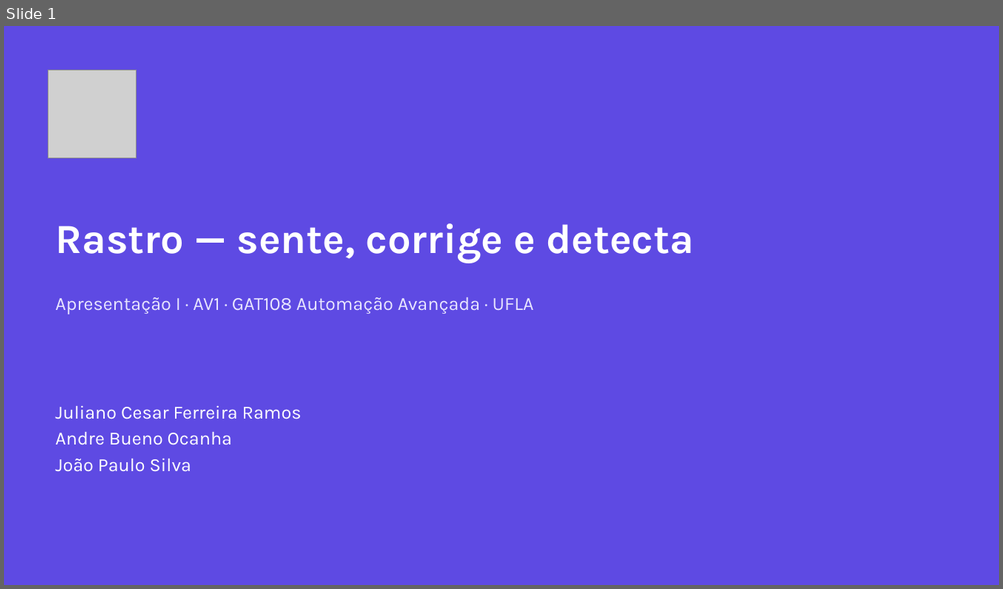
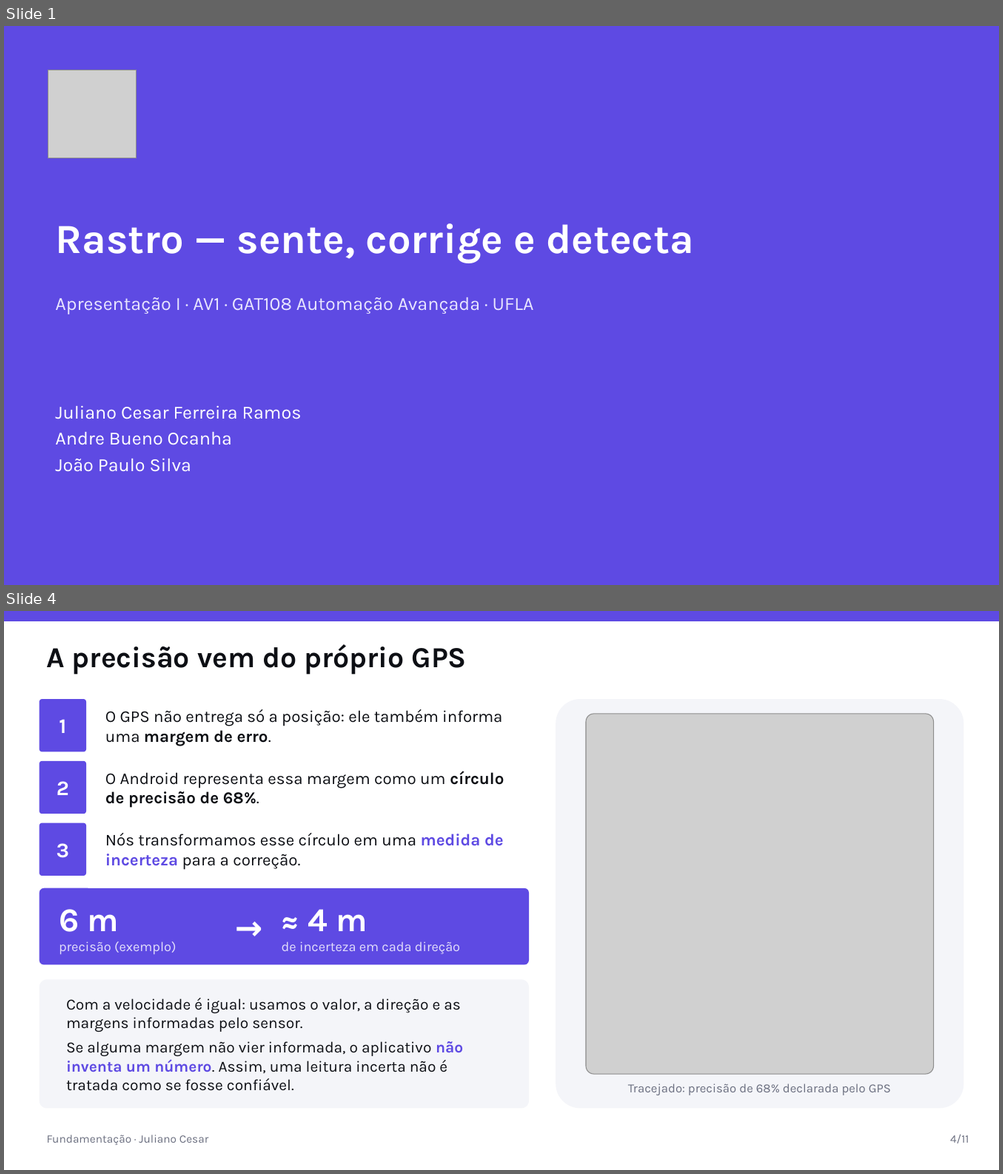
Before and after one commit to AlphaFNTZ/rastro, a slide deck: docs/presentations/apresentacao_I_AV1.pptx. Shown one above the other, each under a label of ours: slide 1 before the commit, slides 1 and 4 after it; the slides between them are not shown. The pictures are 1003x589 and 1003x1174 pixels, drawn with LibreOffice and Linux fonts; fonts in the diff are those of the drawing; grey boxes stand for pictures. Boxes give left, top, right and bottom in pixels: in the first picture for what was removed or moved away, otherwise in the second. Text is boxed around its words. In the diff, an @@ line names an element or a change of style, - is before the commit and + after.

Commit message:
docs(presentations): reestilizacao dos slides 3, 4 e 7

```diff
--- a/docs/presentations/apresentacao_I_AV1.pptx
+++ b/docs/presentations/apresentacao_I_AV1.pptx
@@ slide 4 added at (4, 611, 999, 1170), background #FFFFFF @@
@@ rectangle added at (4, 611, 999, 621), fill #5E4AE3 @@
@@ text added at (47, 644, 466, 675), 28 pt, text #0D0F14, bold @@
+A precisão vem do próprio GPS
@@ rounded rectangle added at (39, 699, 86, 752), fill #5E4AE3, 20 pt, text #FFFFFF, bold @@
+1
@@ rounded rectangle added at (555, 699, 964, 1109), fill #F4F5F9 @@
@@ text added at (105, 709, 502, 746), 16 pt, text #0D0F14 @@
+O GPS não entrega só a posição: ele também informa uma margem de erro.
@@ picture added at (586, 714, 933, 1074) @@
@@ rounded rectangle added at (39, 761, 86, 814), fill #5E4AE3, 20 pt, text #FFFFFF, bold @@
+2
@@ text added at (105, 771, 504, 808), 16 pt, text #0D0F14 @@
+O Android representa essa margem como um círculo de precisão de 68%.
@@ rounded rectangle added at (39, 823, 86, 876), fill #5E4AE3, 20 pt, text #FFFFFF, bold @@
+3
@@ text added at (105, 833, 504, 870), 16 pt, text #0D0F14 @@
+Nós transformamos esse círculo em uma medida de incerteza para a correção.
@@ rounded rectangle added at (39, 889, 529, 965), fill #5E4AE3 @@
@@ text added at (224, 889, 273, 965), 32 pt, text #FFFFFF, bold @@
+→
@@ text added at (59, 909, 176, 955), 13 pt, text #E4E0FB @@
+6 m
+precisão (exemplo)
@@ text added at (282, 909, 460, 954), 13 pt, text #E4E0FB @@
+≈ 4 m
+de incerteza em cada direção
@@ rounded rectangle added at (39, 980, 529, 1109), fill #F4F5F9 @@
@@ text added at (66, 998, 463, 1091), 15 pt, text #0D0F14 @@
+Com a velocidade é igual: usamos o valor, a direção e as margens informadas pelo sensor.
+Se alguma margem não vier informada, o aplicativo não inventa um número. Assim, uma leitura incerta não é tratada como se fosse confiável.
@@ text added at (628, 1084, 891, 1096), 12 pt, text #6B6F80 @@
+Tracejado: precisão de 68% declarada pelo GPS
@@ text added at (47, 1135, 209, 1145), 11 pt, text #6B6F80 @@
+Fundamentação · Juliano Cesar
@@ text added at (950, 1135, 968, 1144), 11 pt, text #6B6F80 @@
+4/11
```
Also in this commit, not shown: 7 slides changed, 2 other slides added, 3 slides removed, 1 other file.
